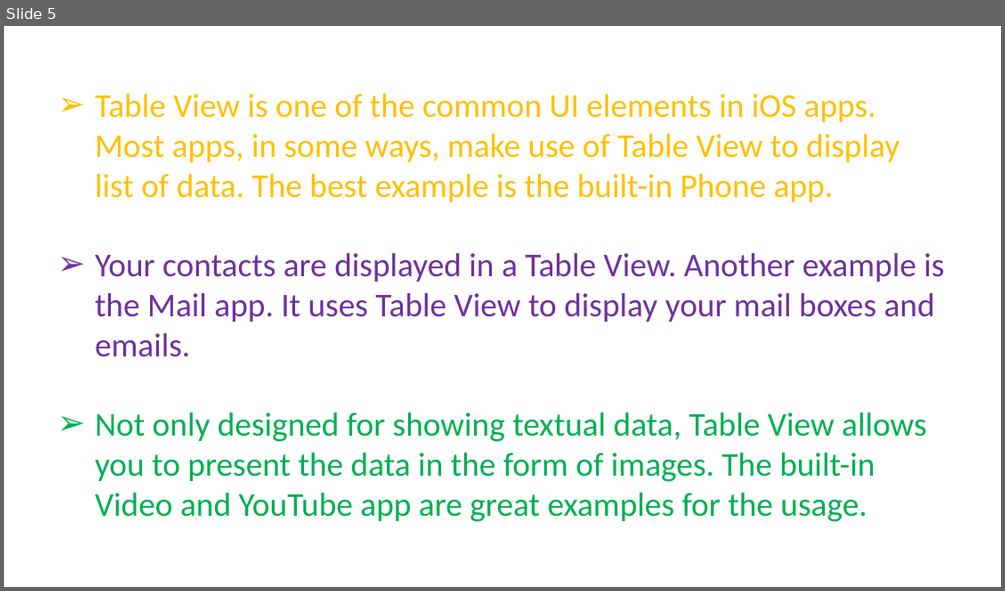
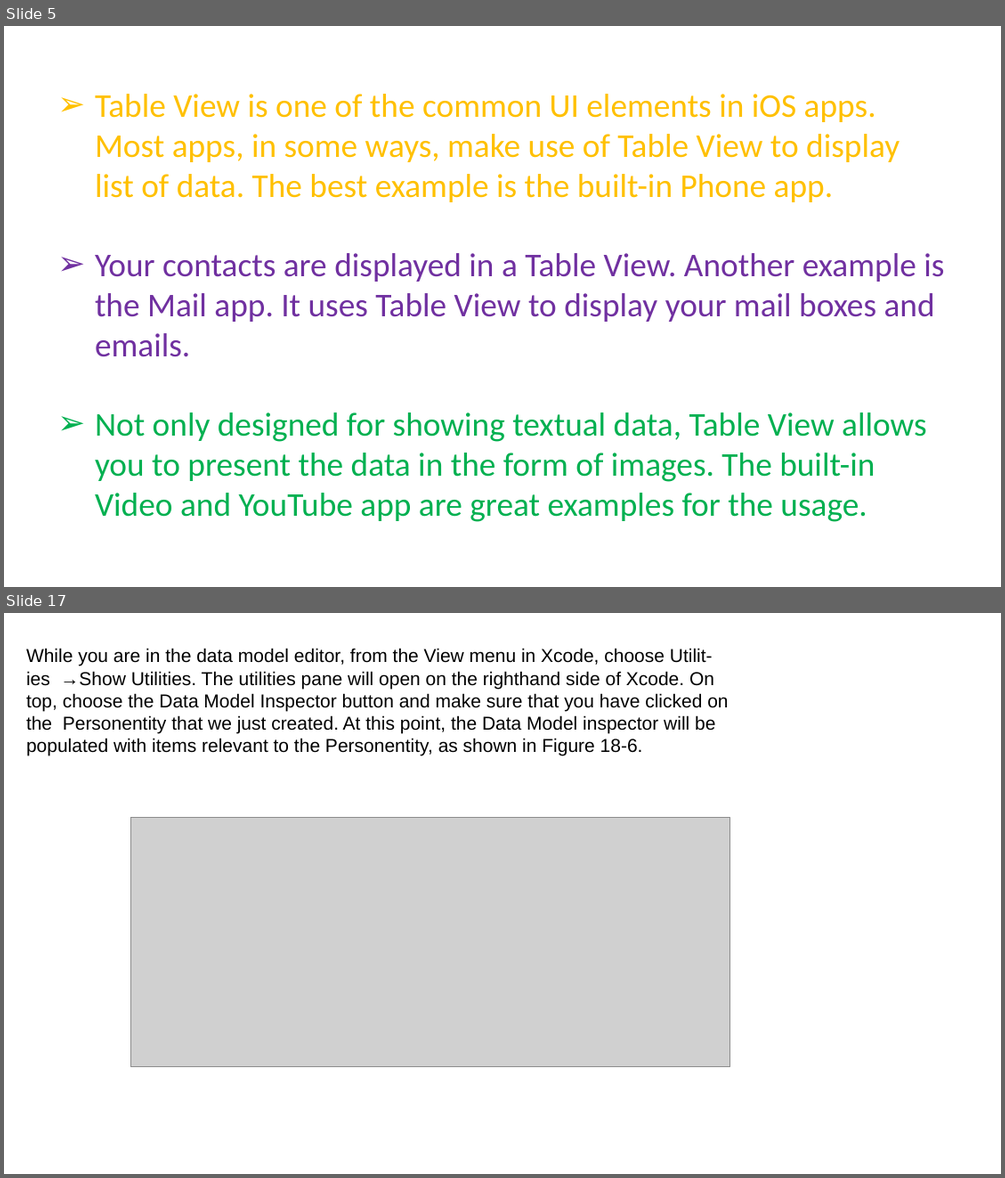
Before and after one commit to aminhngn/Course_Mobile_IOS, a slide deck: course/IOS_Module_03_core_data.pptx. Shown one above the other, each under a label of ours: slide 5 before the commit, slides 5 and 17 after it; the slides between them are not shown. The pictures are 1005x591 and 1005x1178 pixels, drawn with LibreOffice and Linux fonts; fonts in the diff are those of the drawing; grey boxes stand for pictures. Boxes give left, top, right and bottom in pixels: in the first picture for what was removed or moved away, otherwise in the second. Text is boxed around its words. In the diff, an @@ line names an element or a change of style, - is before the commit and + after.

```diff
--- a/course/IOS_Module_03_core_data.pptx
+++ b/course/IOS_Module_03_core_data.pptx
@@ slide 17 added at [4, 613, 1001, 1174], background #FFFFFF @@
@@ text added at [26, 648, 728, 756], 18 pt, text #000000 @@
+While you are in the data model editor, from the View menu in Xcode, choose Utilit‐
+ies →Show Utilities. The utilities pane will open on the righthand side of Xcode. On
+top, choose the Data Model Inspector button and make sure that you have clicked on
+the Personentity that we just created. At this point, the Data Model inspector will be
+populated with items relevant to the Personentity, as shown in Figure 18-6.
@@ picture added at [131, 817, 730, 1066] @@
```
Also in this commit, not shown: 25 other slides added.
